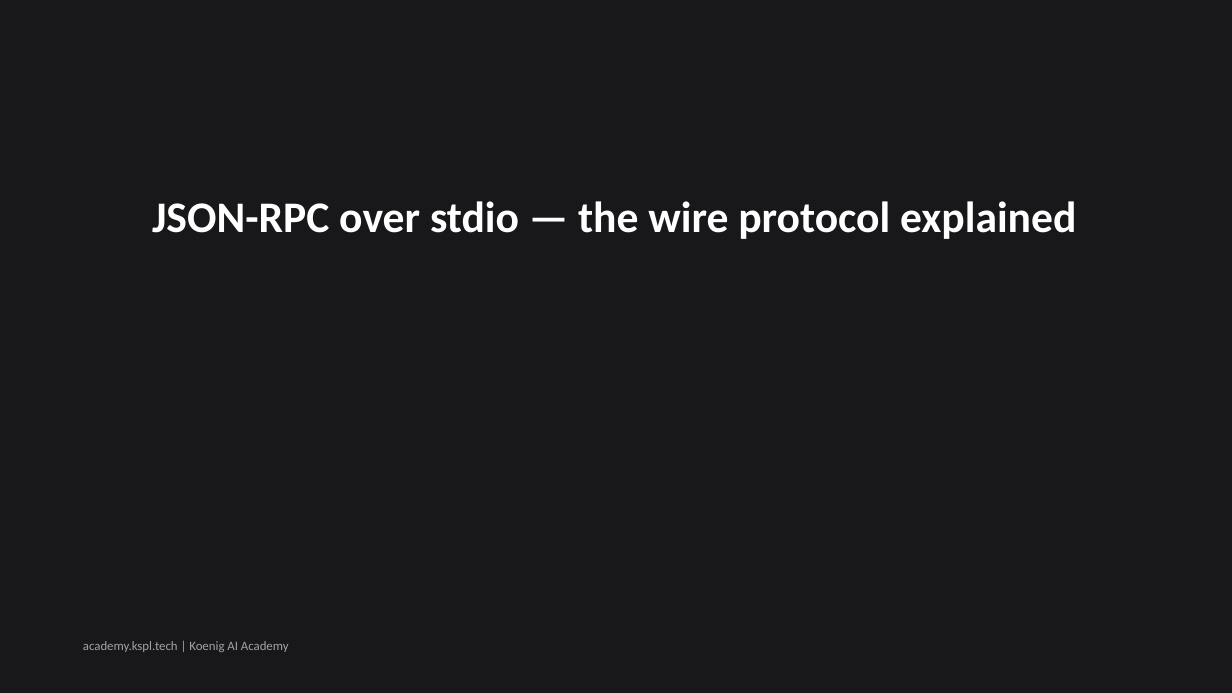
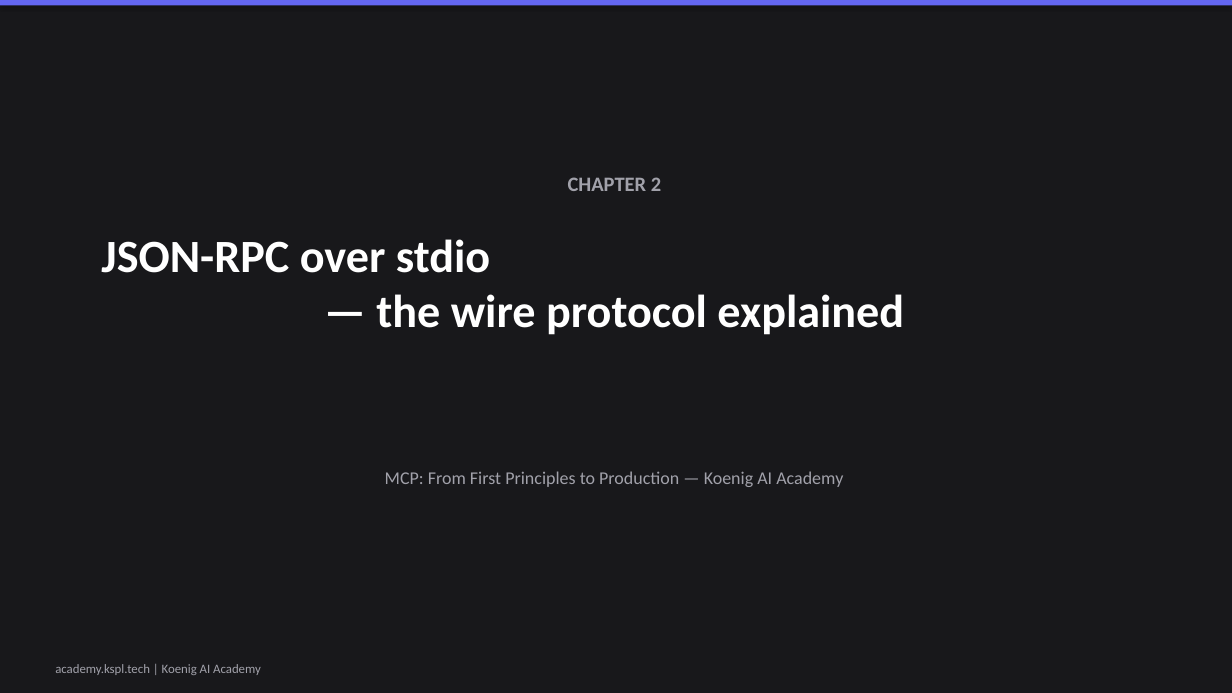
Before and after one commit to Koenig-Solutions-Private-Limited/koenig-ai-org, a slide deck: slide 1 of vault/courses/mcp-from-first-principles-to-production/ch02-slides.pptx. Drawn at 1232x693 pixels with LibreOffice and Linux fonts; fonts in the diff are those of the drawing. Boxes give left, top, right and bottom in pixels: in the first picture for what was removed or moved away, otherwise in the second. Text is boxed around its words. In the diff, an @@ line names an element or a change of style, - is before the commit and + after.

```diff
--- a/vault/courses/mcp-from-first-principles-to-production/ch02-slides.pptx
+++ b/vault/courses/mcp-from-first-principles-to-production/ch02-slides.pptx
@@ background #18181B to #FFFFFF @@
@@ rectangle added at (0, 0, 1232, 693), fill #18181B @@
@@ rectangle added at (0, 0, 1232, 6), fill #6366F1 @@
@@ text added at (568, 177, 661, 191), 16 pt, text #A1A1AA, bold @@
+CHAPTER 2
@@ text "JSON-RPC over stdio — the ...": place and size @@
-text "JSON-RPC over stdio — the ..." at (152, 201, 1076, 239)
+text "JSON-RPC over stdio — the ..." at (101, 239, 904, 335)
@@ text "JSON-RPC over stdio — the ..." at (101, 239, 904, 335): size 34 to 36 pt @@
@@ text added at (385, 471, 843, 487), 14 pt, text #A1A1AA @@
+MCP: From First Principles to Production — Koenig AI Academy
@@ text "academy.kspl.tech | Koenig AI Academy": place and size @@
-text "academy.kspl.tech | Koenig AI Academy" at (83, 641, 289, 652)
+text "academy.kspl.tech | Koenig AI Academy" at (55, 664, 261, 675)
```
Also in this commit, not shown: 6 slides added, 6 slides removed, 1 other file.
